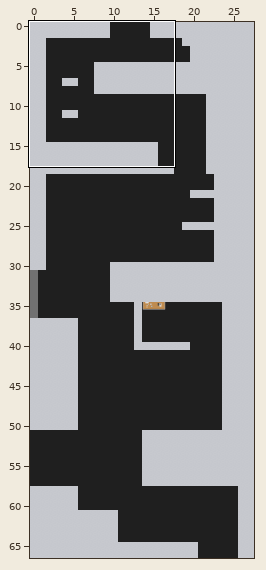
One commit to this Tiled map (JSON): assets/tiled/rooms/basement_a.json. Above: a wide view before the commit, with the close-up outlined.
Close-up. The starting point:
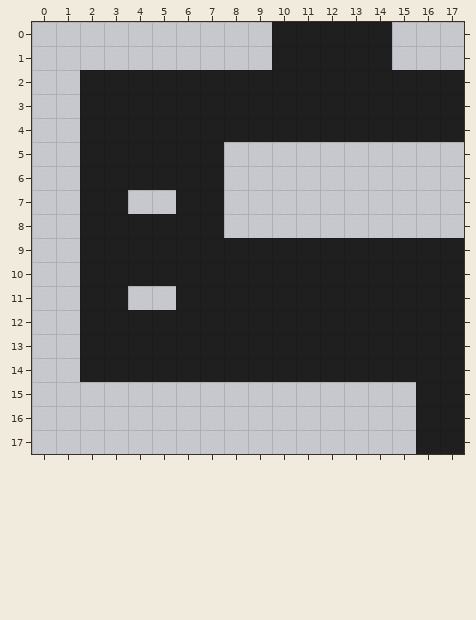
Cells are 24x24 px. Shown: x 0..17, y 0..17. The commit also changed other parts of the map, which this record leaves out.
Now the later version:
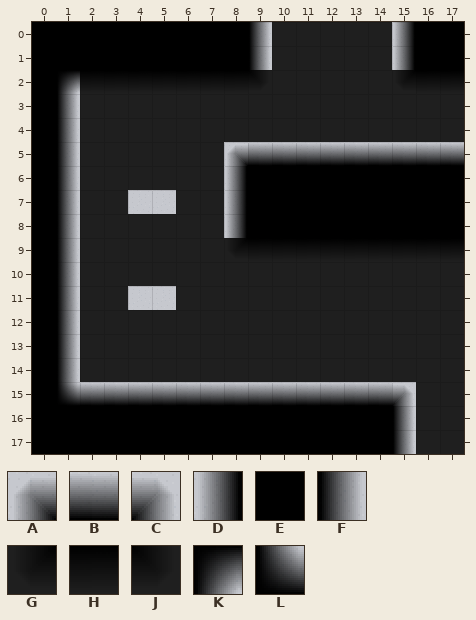
Key: from "other": A 220, B 221, C 222, D 264, E 265, F 266, G 308, H 309, J 310, K 352, L 440.
_ is an empty cell.
Tiles of an added or newly shown layer are drawn over the layers below it.
See-through tiles are keyed as they look on the map.
What changed:
Layer "shadow" (added):
y 0..1: x 0..9 __________ -> EEEEEEEEEF; x 15..17 ___ -> DEE
y 2: x 0..9 __________ -> EKHHHHHHHJ; x 15..17 ___ -> GHH
y 3..4: x 0..1 __ -> EF
y 5: x 0..1 __ -> EF; x 8..17 __________ -> ABBBBBBBBB
y 6..8: x 0..1 __ -> EF; x 8..17 __________ -> DEEEEEEEEE
y 9: x 0..1 __ -> EF; x 8..17 __________ -> GHHHHHHHHH
y 10..14: x 0..1 __ -> EF
y 15: x 0..15 ________________ -> ELBBBBBBBBBBBBBC
y 16..17: x 0..15 ________________ -> EEEEEEEEEEEEEEEF
